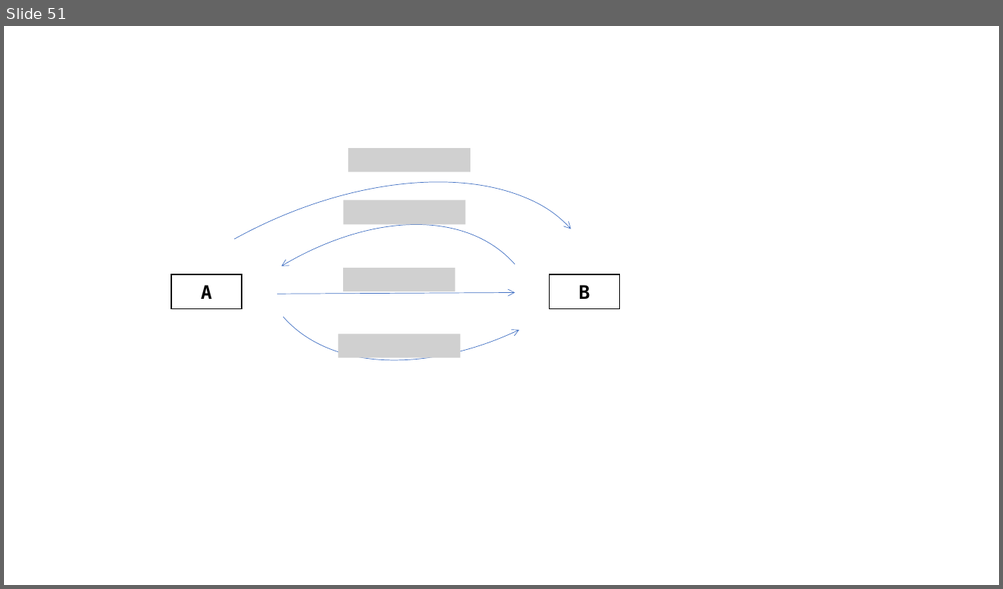
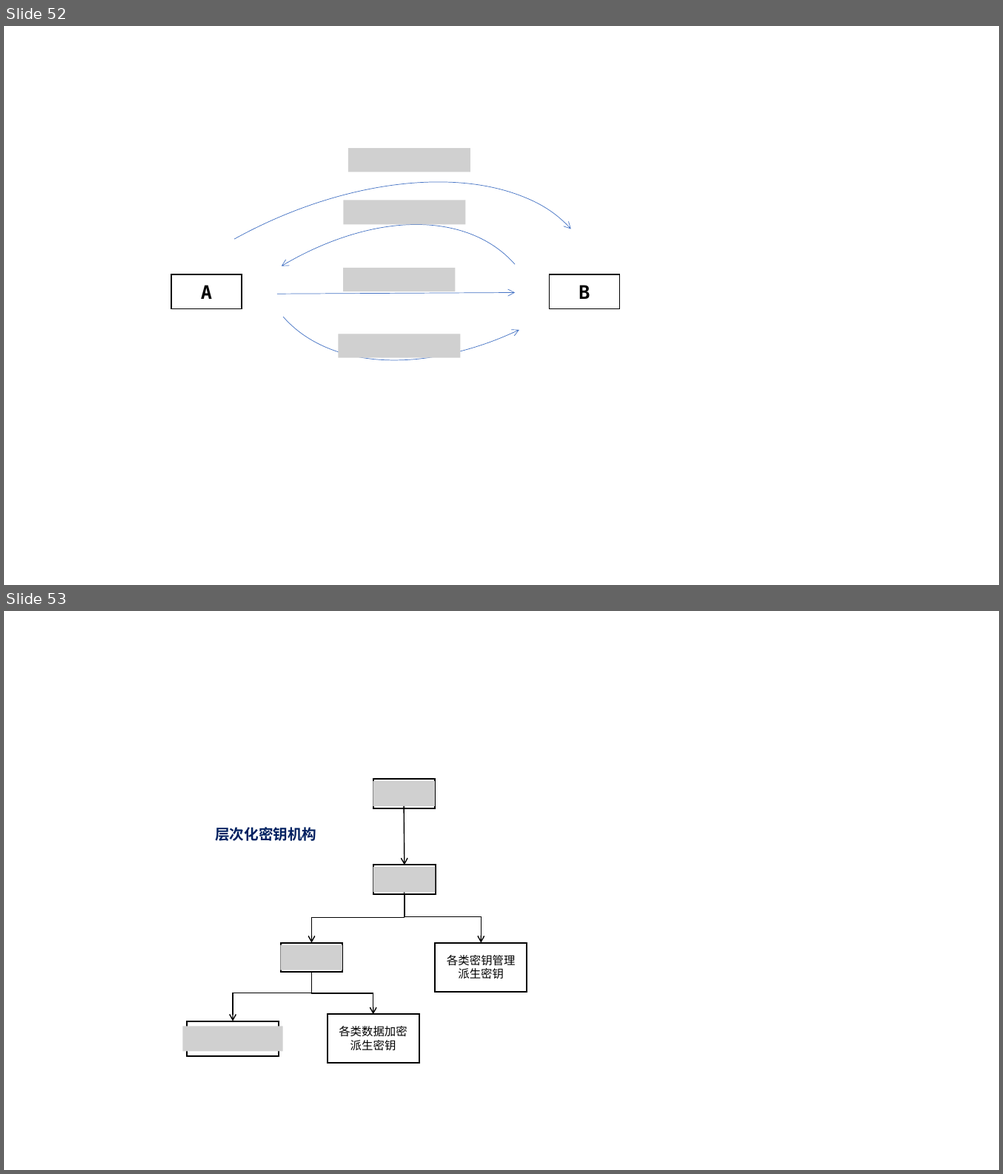
Before and after one commit to jay-waves/til, a slide deck: attach/draw.pptx. Shown one above the other, each under a label of ours: slide 51 before the commit, slides 52 and 53 after it. The pictures are 1003x589 and 1003x1174 pixels, drawn with LibreOffice and Linux fonts; fonts in the diff are those of the drawing; grey boxes stand for pictures. Boxes give left, top, right and bottom in pixels: in the first picture for what was removed or moved away, otherwise in the second. Text is boxed around its words. In the diff, an @@ line names an element or a change of style, - is before the commit and + after.

```diff
--- a/attach/draw.pptx
+++ b/attach/draw.pptx
@@ slide 53 added at [4, 611, 999, 1170], background #FFFFFF @@
@@ picture added at [373, 781, 435, 806] @@
@@ rectangle added at [373, 779, 435, 808], outline #000000 1.5 pt @@
@@ arrow added from (404, 806) to (404, 866), #000000 1 pt @@
@@ text added at [215, 827, 316, 841], 14 pt, text #002060, bold @@
+层次化密钥机构
@@ rectangle added at [373, 866, 435, 894], outline #000000 1.5 pt @@
@@ picture added at [373, 867, 435, 892] @@
@@ elbow arrow added from (404, 892) to (311, 943), #000000 1 pt @@
@@ elbow arrow added from (404, 894) to (481, 943), #000000 1 pt @@
@@ rectangle added at [281, 943, 343, 972], outline #000000 1.5 pt @@
@@ rectangle added at [435, 943, 527, 992], outline #000000 1.5 pt @@
@@ picture added at [280, 945, 342, 971] @@
@@ text added at [447, 955, 515, 980], 11 pt, text #000000 @@
+各类密钥管理派生密钥
@@ elbow arrow added from (311, 973) to (233, 1022), #000000 1 pt @@
@@ elbow arrow added from (311, 973) to (373, 1014), #000000 1 pt @@
@@ picture added at [182, 1027, 282, 1052] @@
@@ rectangle added at [187, 1022, 279, 1056], outline #000000 1.5 pt @@
@@ rectangle added at [327, 1014, 419, 1064], outline #000000 1.5 pt @@
@@ text added at [338, 1026, 407, 1051], 11 pt, text #000000 @@
+各类数据加密派生密钥
@@ what was slide 51 is now slide 52 @@
```
Also in this commit, not shown: 1 other slide added, 12 other files.
